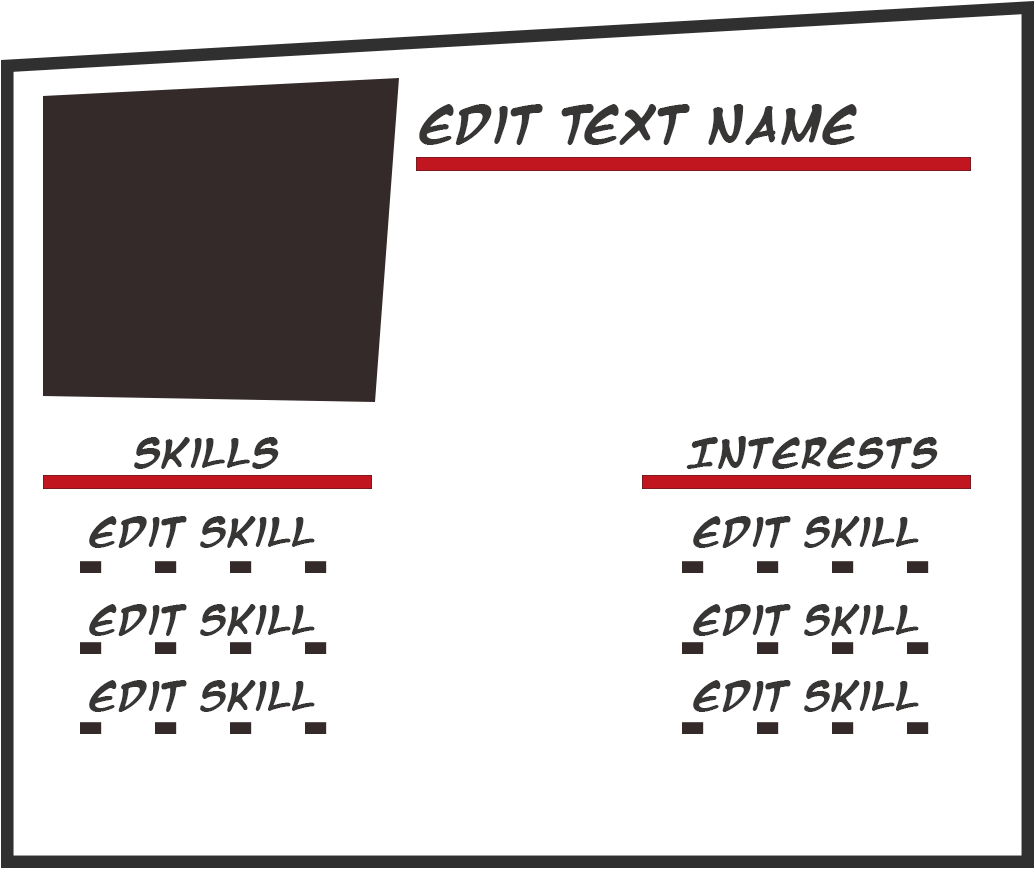
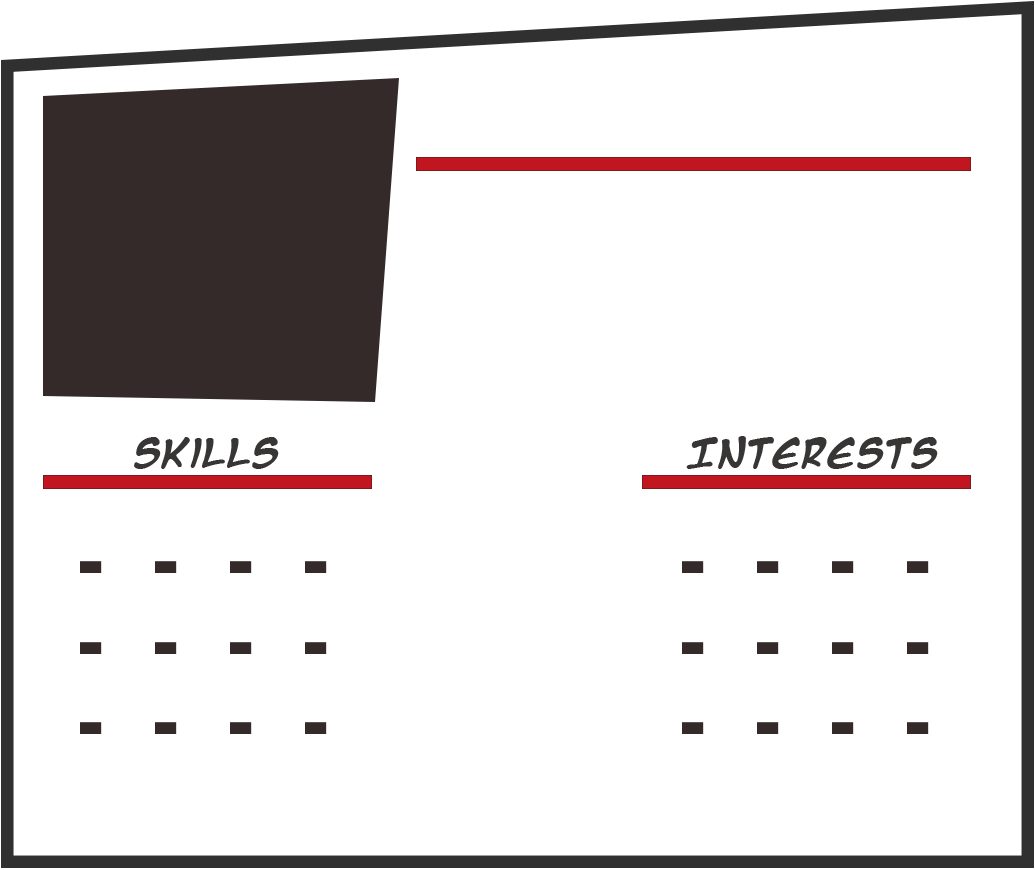
Layered file, before and after one edit (1035x870). Changes by layer:
hid "Name" over (419, 104, 857, 145)
hid "Edit Skill copy 2" (1st of 3, in "Edit Profile Info Box") over (693, 680, 919, 712)
hid "Edit Skill copy 2" (2nd of 3, in "Edit Profile Info Box") over (693, 604, 919, 636)
hid "Edit Skill copy 2" (3rd of 3, in "Edit Profile Info Box") over (693, 516, 919, 548)
hid "Edit Skill copy" over (89, 680, 315, 712)
hid "Edit Skill" (1st of 2, in "Edit Profile Info Box") over (89, 604, 315, 636)
hid "Edit Skill" (2nd of 2, in "Edit Profile Info Box") over (89, 516, 315, 548)
